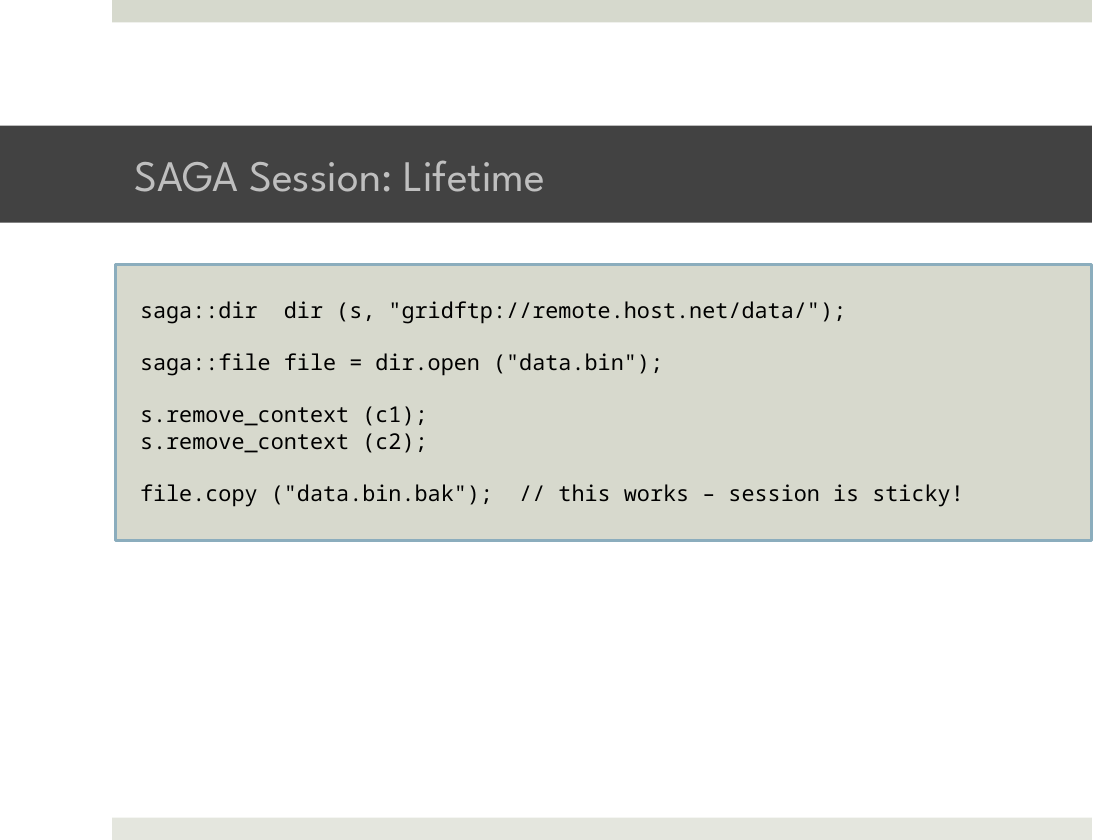
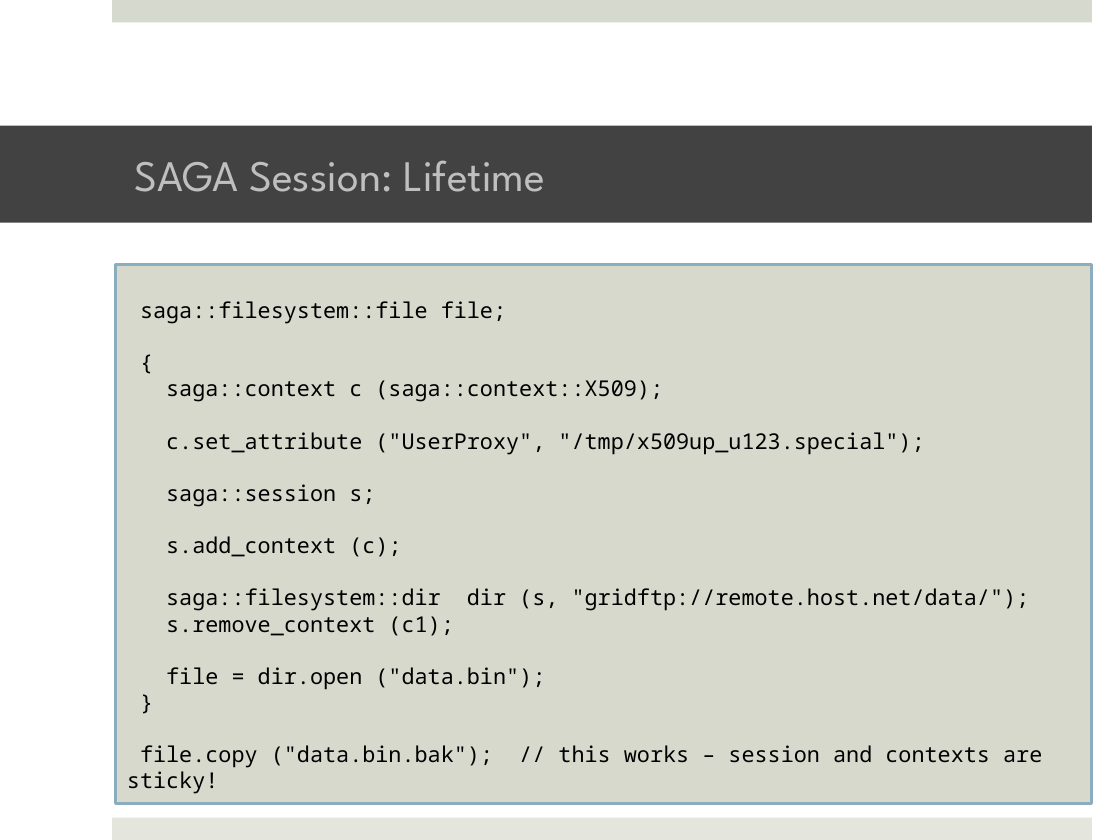
Before and after one commit to saga-project/saga-cpp-legacy-projects, a slide deck: slide 50 of tutorial/EGI-2011/02_api1.pptx (slide 37 before the commit). Drawn at 1120x840 pixels with LibreOffice and Linux fonts; fonts in the diff are those of the drawing; background and template pictures are left out. Boxes give left, top, right and bottom in pixels: in the first picture for what was removed or moved away, otherwise in the second. Text is boxed around its words. In the diff, an @@ line names an element or a change of style, - is before the commit and + after.

```diff
--- a/tutorial/EGI-2011/02_api1.pptx
+++ b/tutorial/EGI-2011/02_api1.pptx
@@ rectangle "saga::filesystem::file file;": place and size @@
-rectangle "saga::filesystem::file file;" at <box>116,265,1092,541</box>
+rectangle "saga::filesystem::file file;" at <box>116,265,1092,804</box>
@@ text in rectangle at <box>140,301,1030,611</box>: text changed @@
-saga::dir dir (s, "gridftp://remote.host.net/data/");
-saga::file file = dir.open ("data.bin");
+saga::filesystem::file file;
+{
+saga::context c (saga::context::X509);
+c.set_attribute ("UserProxy", "/tmp/x509up_u123.special");
+saga::session s;
+s.add_context (c);
+saga::filesystem::dir dir (s, "gridftp://remote.host.net/data/");
@@ text in rectangle at <box>140,667,1042,768</box>: text changed @@
-s.remove_context (c2);
-file.copy ("data.bin.bak"); // this works – session is sticky!
+file = dir.open ("data.bin");
+}
+file.copy ("data.bin.bak"); // this works – session and contexts are sticky!
```
Also in this commit, not shown: 3 other slides changed, 13 slides added, 4 other files.
